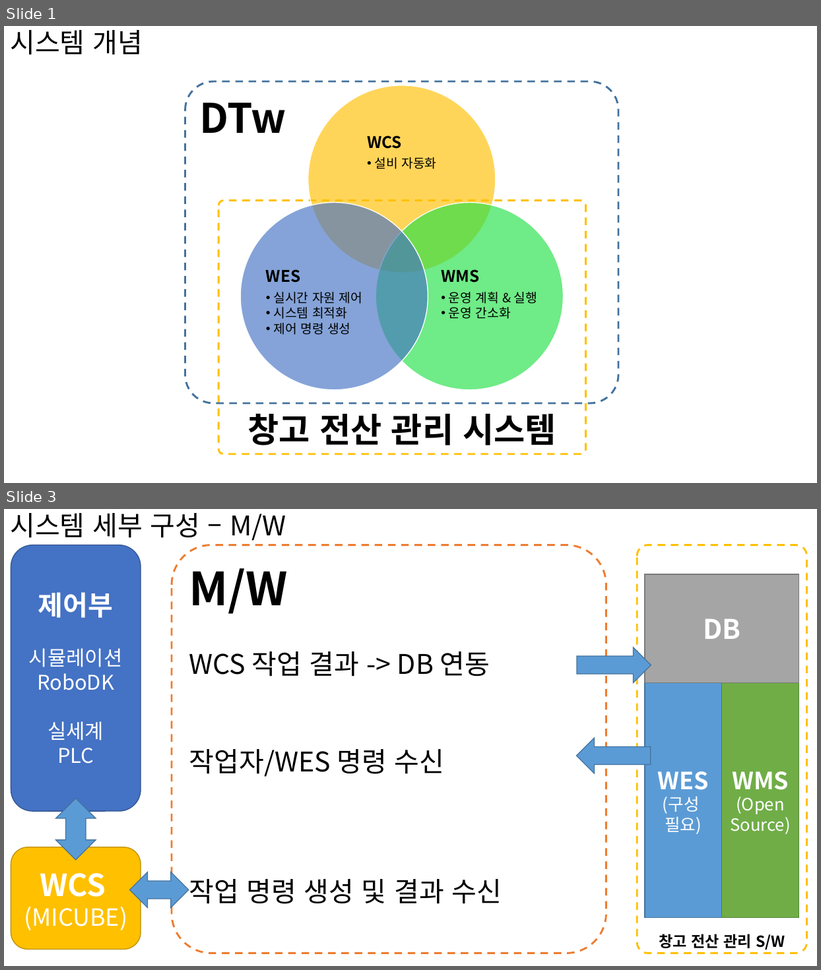
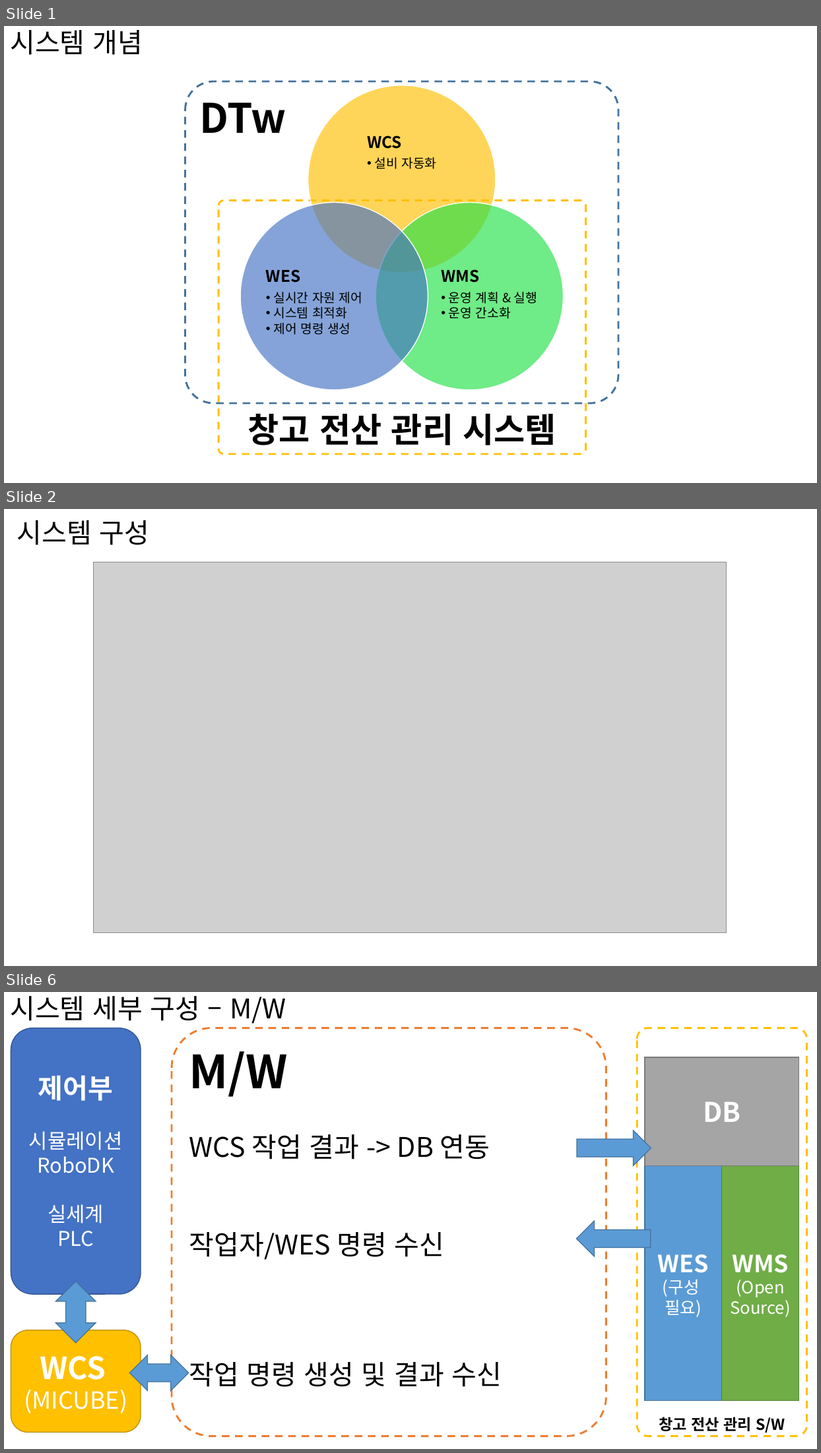
Before and after one commit to SpRobotTeam/DT_Gantry_Robot_WareHouse, a slide deck: doc/시스템 개념.pptx. Shown one above the other, each under a label of ours: slides 1 and 3 before the commit, slides 1, 2 and 6 after it; the slides between them are not shown. The pictures are 821x970 and 821x1453 pixels, drawn with LibreOffice and Linux fonts; fonts in the diff are those of the drawing; grey boxes stand for pictures. Boxes give left, top, right and bottom in pixels: in the first picture for what was removed or moved away, otherwise in the second. Text is boxed around its words. In the diff, an @@ line names an element or a change of style, - is before the commit and + after.

```diff
--- a/doc/시스템 개념.pptx
+++ b/doc/시스템 개념.pptx
@@ slide 2 added at <box>4,509,817,966</box>, background #FFFFFF @@
@@ title added at <box>17,520,150,545</box>, 32 pt, text #000000 @@
+시스템 구성
@@ picture added at <box>94,562,726,933</box> @@
@@ what was slide 3 is now slide 6 @@
```
Also in this commit, not shown: 1 slide changed, 3 other slides added, 15 other files.
